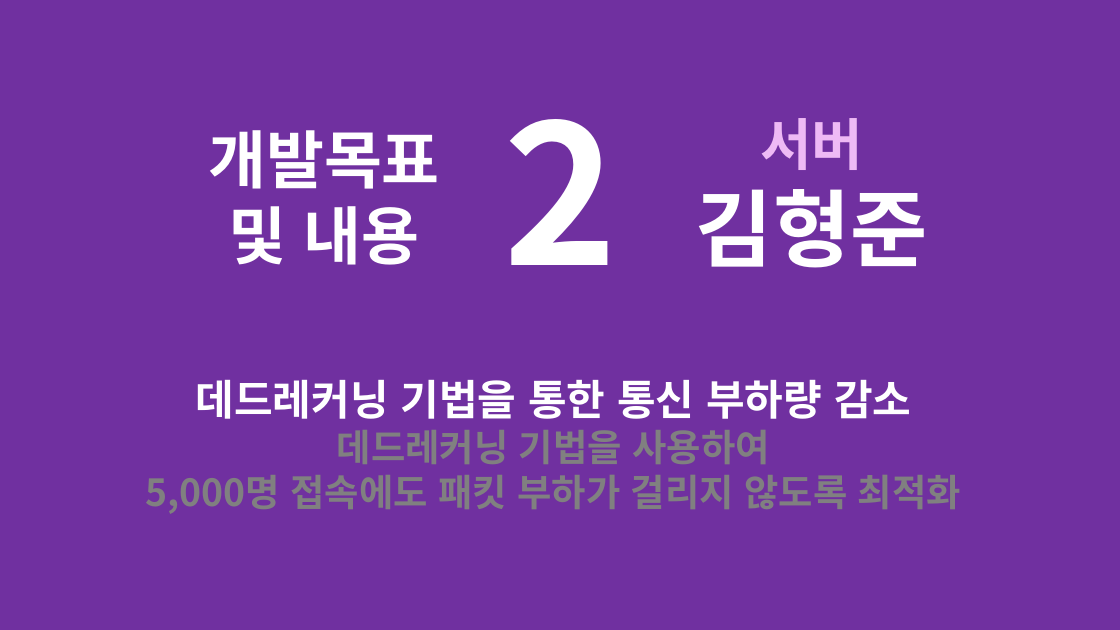
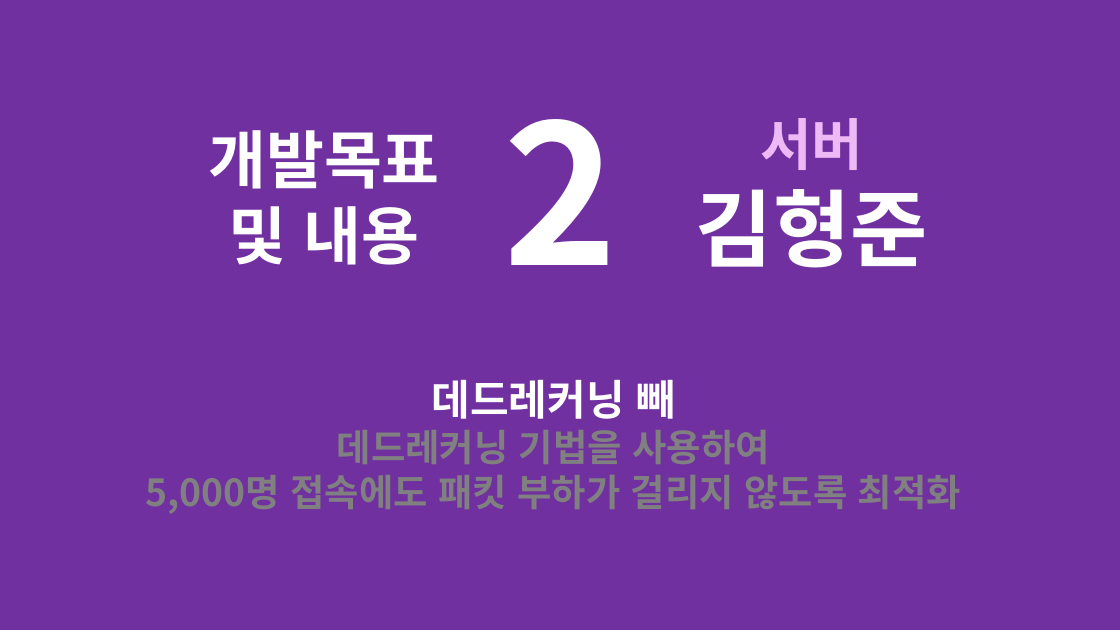
Before and after one commit to korleinster/gamebusdriver, a slide deck: slide 21 of documents/노루막이_김형준_신창섭_홍승필_허지훈.pptx (slide 20 before the commit). Drawn at 1120x630 pixels with LibreOffice and Linux fonts; fonts in the diff are those of the drawing; background and template pictures are left out. Boxes give left, top, right and bottom in pixels: in the first picture for what was removed or moved away, otherwise in the second. Text is boxed around its words. In the diff, an @@ line names an element or a change of style, - is before the commit and + after.

```diff
--- a/documents/노루막이_김형준_신창섭_홍승필_허지훈.pptx
+++ b/documents/노루막이_김형준_신창섭_홍승필_허지훈.pptx
@@ text at box(432, 379, 676, 419): text changed @@
-데드레커닝 기법을 통한 통신 부하량 감소
+데드레커닝 빼
```
Also in this commit, not shown: 3 other slides changed, 1 slide added.
